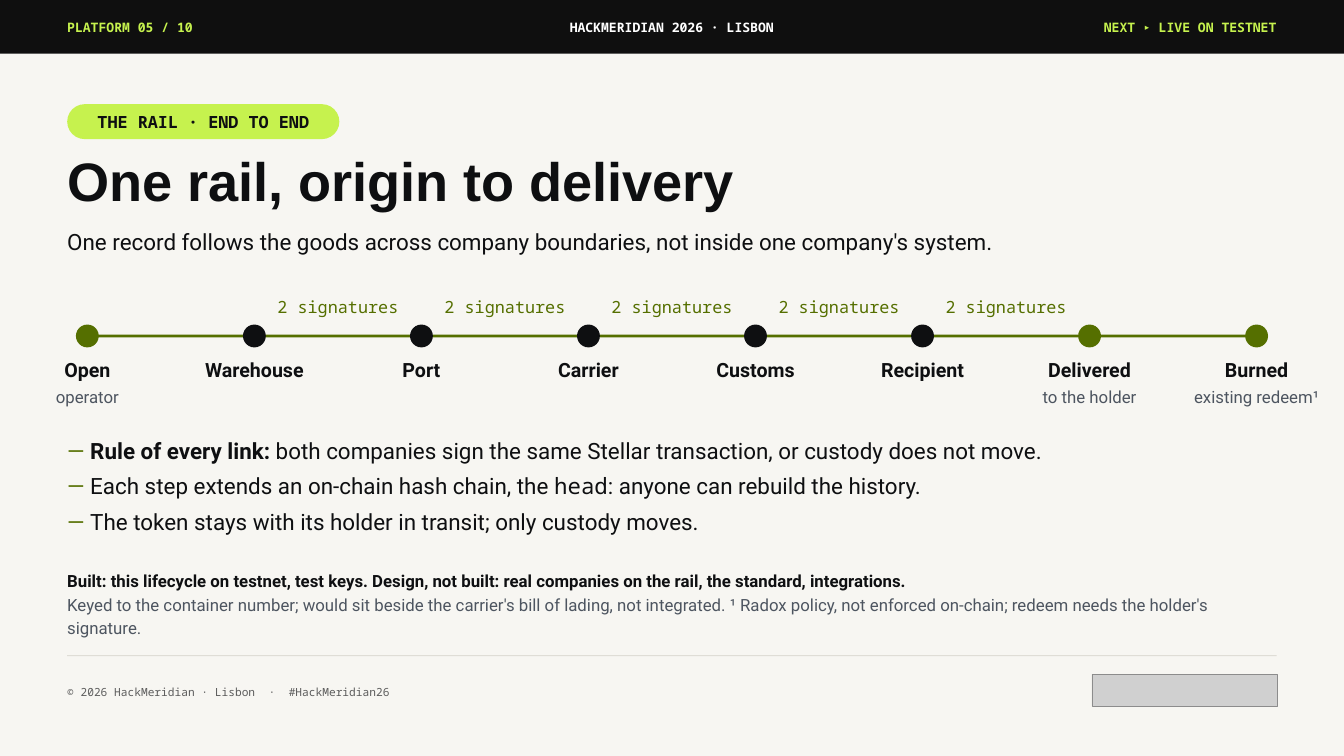
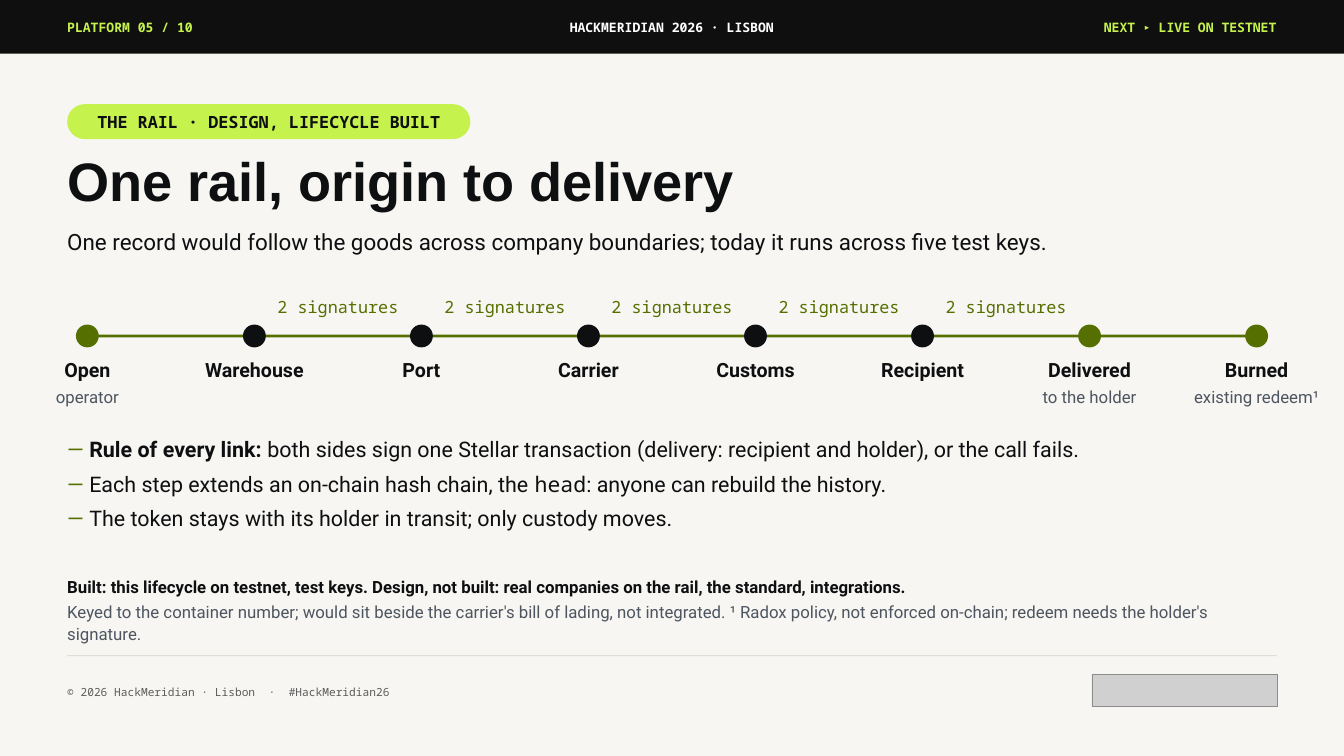
Before and after one commit to pwsaragossy/hackmeridian-cos, a slide deck: slide 5 of projects/hackmeridian-rail/deck/radox-custody-rail.pptx. Drawn at 1344x756 pixels with LibreOffice and Linux fonts; fonts in the diff are those of the drawing; grey boxes stand for pictures. Boxes give left, top, right and bottom in pixels: in the first picture for what was removed or moved away, otherwise in the second. Text is boxed around its words. In the diff, an @@ line names an element or a change of style, - is before the commit and + after.

Commit message:
update from hackmeridian-rail

```diff
--- a/projects/hackmeridian-rail/deck/radox-custody-rail.pptx
+++ b/projects/hackmeridian-rail/deck/radox-custody-rail.pptx
@@ rounded rectangle "THE RAIL · DESIGN, LIFECYCLE ...": place and size @@
-rounded rectangle "THE RAIL · DESIGN, LIFECYCLE ..." at (67, 104, 339, 139)
+rounded rectangle "THE RAIL · DESIGN, LIFECYCLE ..." at (67, 104, 470, 139)
@@ text in rounded rectangle at (97, 116, 440, 131): text changed @@
-THE RAIL · END TO END
+THE RAIL · DESIGN, LIFECYCLE BUILT
@@ text at (67, 233, 1047, 255): text changed @@
-One record follows the goods across company boundaries, not inside one company's system.
+One record would follow the goods across company boundaries; today it runs across five test keys.
@@ text at (89, 440, 1079, 462): text changed; size 24 to 23 pt @@
-— Rule of every link: both companies sign the same Stellar transaction, or custody does not move.
+— Rule of every link: both sides sign one Stellar transaction (delivery: recipient and holder), or the call fails.
@@ text at (89, 475, 886, 531): size 24 to 23 pt in "— Each step extends an on-chain hash ...", "— The token stays with its holder ..." @@
@@ text "Built: this lifecycle on testnet, ...": place and size @@
-text "Built: this lifecycle on testnet, ..." at (67, 574, 1208, 638)
+text "Built: this lifecycle on testnet, ..." at (67, 580, 1208, 644)
```
Also in this commit, not shown: 4 other slides changed, 5 other files.
